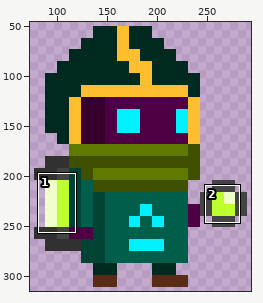
Sprite sheet, stored at PaintlLess/resources/images/sprites/personajes/Alquimista/alquimistaA.png. Above, an overview of the earlier version with the close-up marked.
Close-up. As it was:
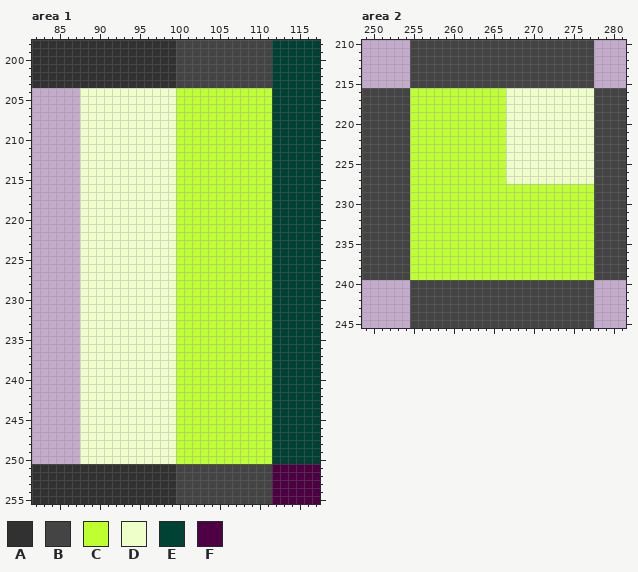
The file is 360x360 pixels. Shown: area 1: x 82..117, y 198..255; area 2: x 249..281, y 210..245. The wide view leaves out empty margins.
Palette (. is transparent): A #313131  B #444444  C #beff30  D #eeffc9  E #004234  F #4f0044
After:
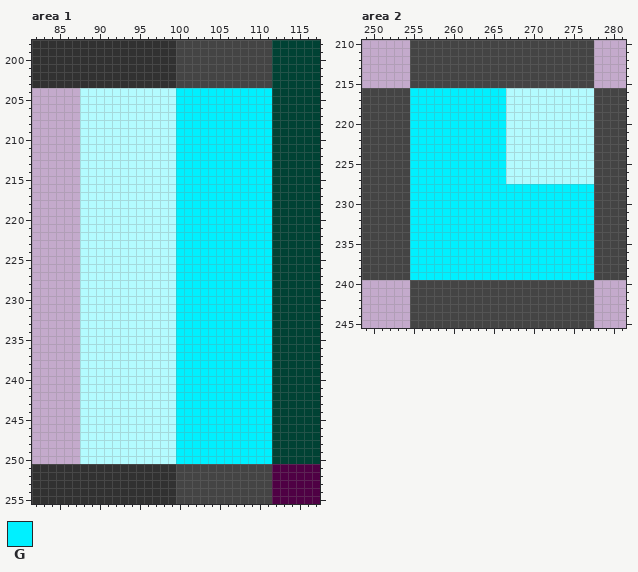
Colours new in this view: G #00f0ff
Log entry: Animaciones alquimista resubidas
The edit:
colour D: #eeffc9 -> #b3fbff
Changed rows in their new state; - is a pixel that keeps its letter.
Area 1:
first column x 100:
204 GGGGGGGGGGGG
205 GGGGGGGGGGGG
206 GGGGGGGGGGGG
207 GGGGGGGGGGGG
208 GGGGGGGGGGGG
209 GGGGGGGGGGGG
210 GGGGGGGGGGGG
211 GGGGGGGGGGGG
212 GGGGGGGGGGGG
213 GGGGGGGGGGGG
214 GGGGGGGGGGGG
215 GGGGGGGGGGGG
216 GGGGGGGGGGGG
217 GGGGGGGGGGGG
218 GGGGGGGGGGGG
219 GGGGGGGGGGGG
220 GGGGGGGGGGGG
221 GGGGGGGGGGGG
222 GGGGGGGGGGGG
223 GGGGGGGGGGGG
224 GGGGGGGGGGGG
225 GGGGGGGGGGGG
226 GGGGGGGGGGGG
227 GGGGGGGGGGGG
228 GGGGGGGGGGGG
229 GGGGGGGGGGGG
230 GGGGGGGGGGGG
231 GGGGGGGGGGGG
232 GGGGGGGGGGGG
233 GGGGGGGGGGGG
234 GGGGGGGGGGGG
235 GGGGGGGGGGGG
236 GGGGGGGGGGGG
237 GGGGGGGGGGGG
238 GGGGGGGGGGGG
239 GGGGGGGGGGGG
240 GGGGGGGGGGGG
241 GGGGGGGGGGGG
242 GGGGGGGGGGGG
243 GGGGGGGGGGGG
244 GGGGGGGGGGGG
245 GGGGGGGGGGGG
246 GGGGGGGGGGGG
247 GGGGGGGGGGGG
248 GGGGGGGGGGGG
249 GGGGGGGGGGGG
250 GGGGGGGGGGGG
Area 2:
first column x 255:
216 GGGGGGGGGGGG-----------
217 GGGGGGGGGGGG-----------
218 GGGGGGGGGGGG-----------
219 GGGGGGGGGGGG-----------
220 GGGGGGGGGGGG-----------
221 GGGGGGGGGGGG-----------
222 GGGGGGGGGGGG-----------
223 GGGGGGGGGGGG-----------
224 GGGGGGGGGGGG-----------
225 GGGGGGGGGGGG-----------
226 GGGGGGGGGGGG-----------
227 GGGGGGGGGGGG-----------
228 GGGGGGGGGGGGGGGGGGGGGGG
229 GGGGGGGGGGGGGGGGGGGGGGG
230 GGGGGGGGGGGGGGGGGGGGGGG
231 GGGGGGGGGGGGGGGGGGGGGGG
232 GGGGGGGGGGGGGGGGGGGGGGG
233 GGGGGGGGGGGGGGGGGGGGGGG
234 GGGGGGGGGGGGGGGGGGGGGGG
235 GGGGGGGGGGGGGGGGGGGGGGG
236 GGGGGGGGGGGGGGGGGGGGGGG
237 GGGGGGGGGGGGGGGGGGGGGGG
238 GGGGGGGGGGGGGGGGGGGGGGG
239 GGGGGGGGGGGGGGGGGGGGGGG
Where, in picture pixels (left, top, right, bottom), the same in both close-ups:
changed: (80, 88, 272, 464)
changed: (410, 88, 594, 280)
